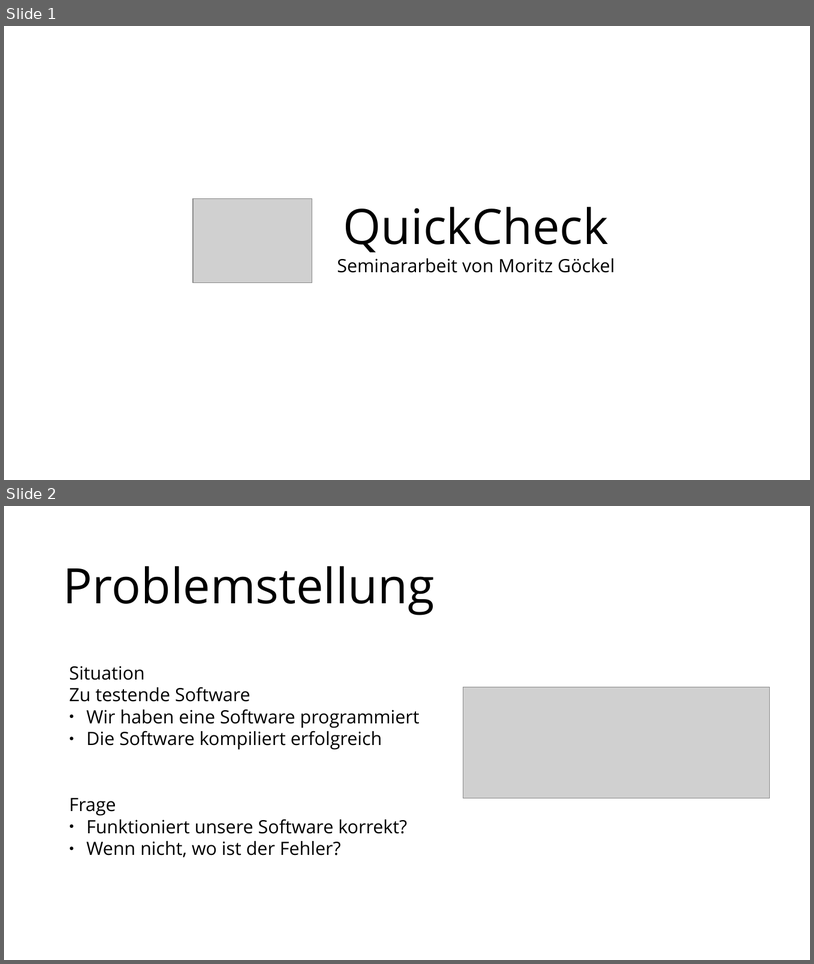
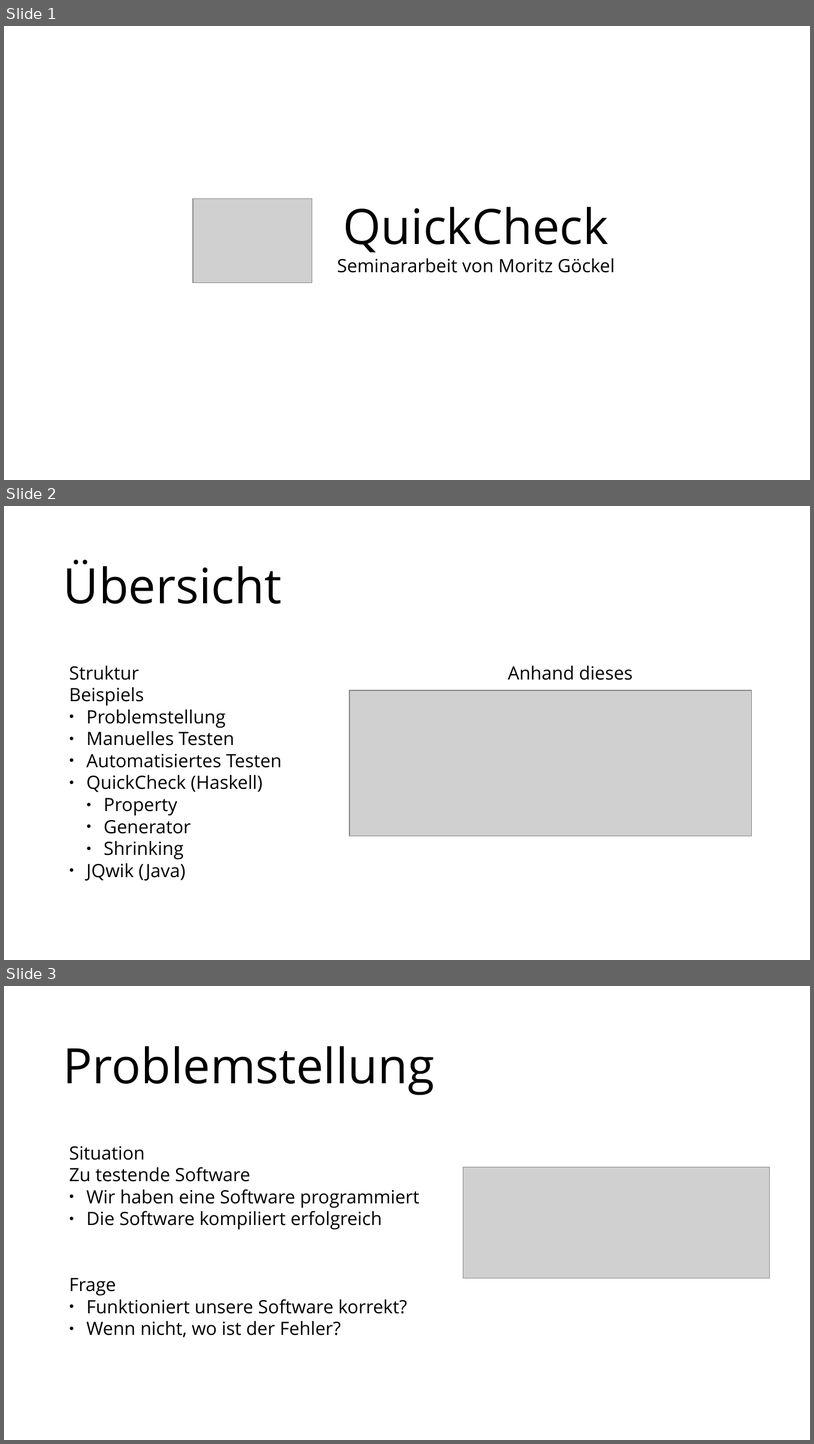
Before and after one commit to MoritzGoeckel/QuickCheck_Experiments, a slide deck: Praesentation.odp. Shown one above the other, each under a label of ours: slides 1 and 2 before the commit, slides 1, 2 and 3 after it. The pictures are 814x964 and 814x1444 pixels, drawn with LibreOffice and Linux fonts; fonts in the diff are those of the drawing; grey boxes stand for pictures. Boxes give left, top, right and bottom in pixels: in the first picture for what was removed or moved away, otherwise in the second. Text is boxed around its words. In the diff, an @@ line names an element or a change of style, - is before the commit and + after.

```diff
--- a/Praesentation.odp
+++ b/Praesentation.odp
@@ slide 2 added at [4,506,810,960], background #FFFFFF @@
@@ text added at [63,559,282,604], 48 pt, text #000000 @@
+Übersicht
@@ text added at [69,666,282,880], 18 pt, text #000000 @@
+Struktur Anhand dieses Beispiels
+● Problemstellung
+● Manuelles Testen
+● Automatisiertes Testen
+● QuickCheck (Haskell)
+  ● Property
+  ● Generator
+  ● Shrinking
+● JQwik (Java)
@@ picture added at [350,690,752,836] @@
@@ what was slide 2 is now slide 3 @@
```
Also in this commit, not shown: 1 slide changed, 1 other file.
